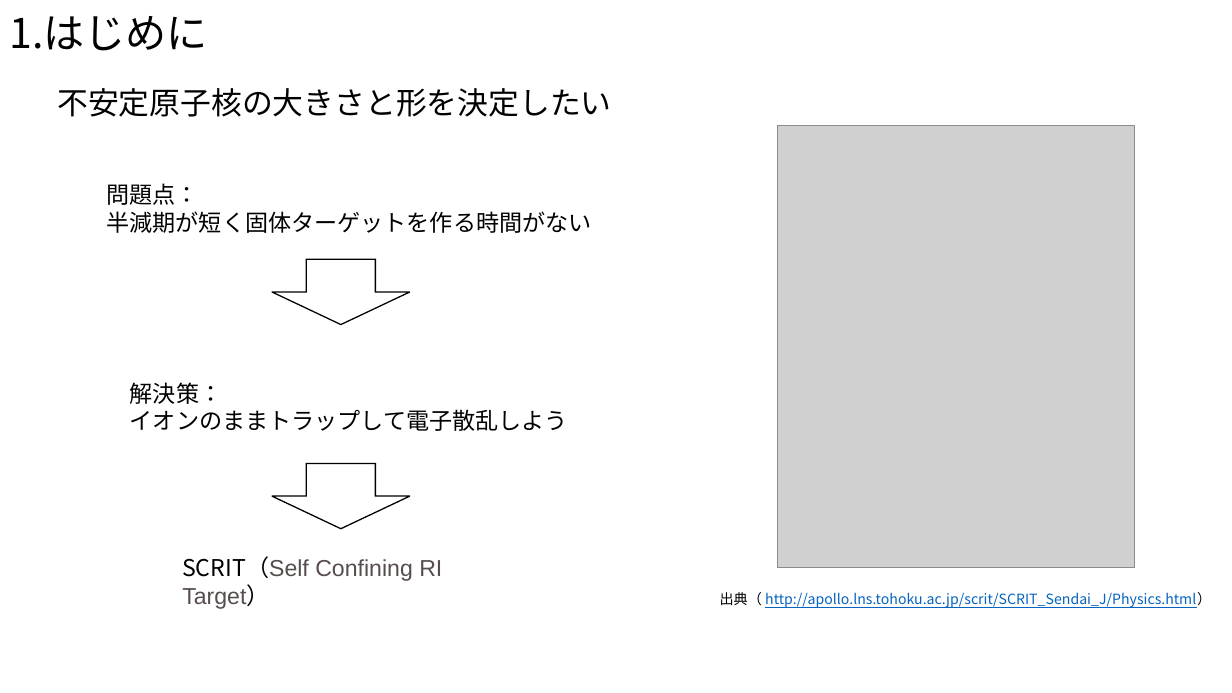
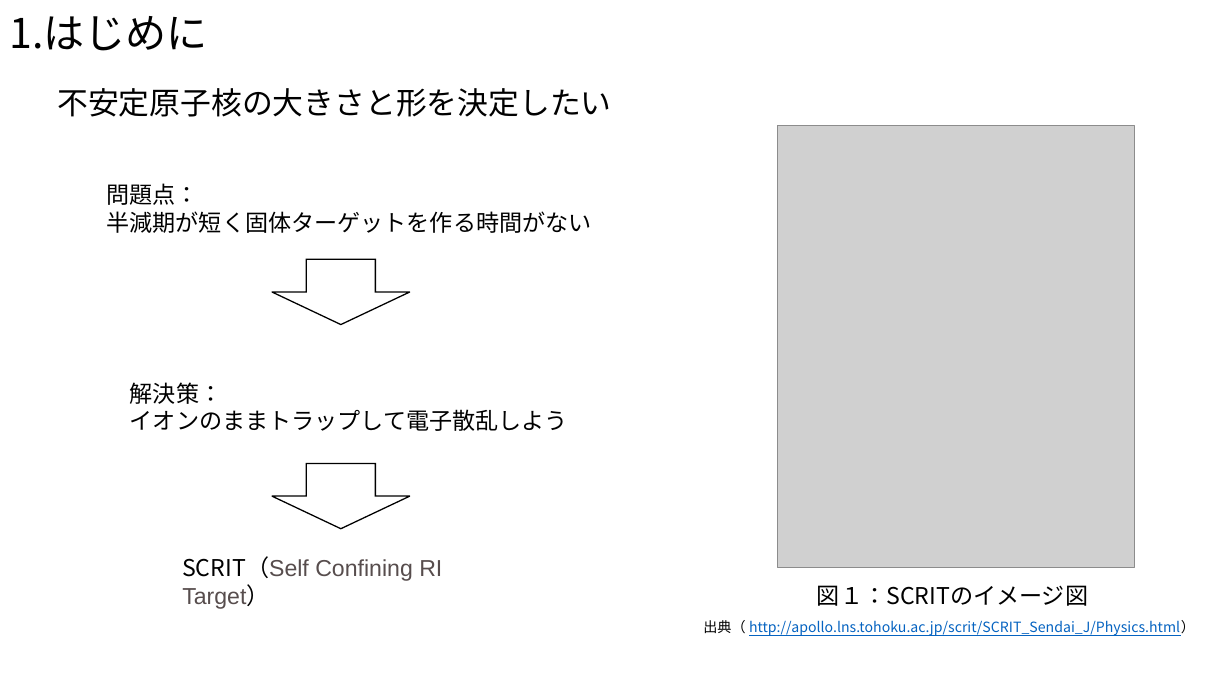
Before and after one commit to Takeuchi-yuya/Ksimulation, a slide deck: slide 2 of docs/中間発表.pptx. Drawn at 1232x693 pixels with LibreOffice and Linux fonts; fonts in the diff are those of the drawing; grey boxes stand for pictures. Boxes give left, top, right and bottom in pixels: in the first picture for what was removed or moved away, otherwise in the second. Text is boxed around its words. In the diff, an @@ line names an element or a change of style, - is before the commit and + after.

```diff
--- a/docs/中間発表.pptx
+++ b/docs/中間発表.pptx
@@ text added at (x1=817, y1=585, x2=1088, y2=606), 18 pt, text #000000 @@
+図１：SCRITのイメージ図
@@ text "出典（ http://apollo.lns.tohoku.ac.jp/scrit/SCRIT_Sendai_J/Phys ..." moved from (x1=720, y1=592, x2=1211, y2=608) to (x1=703, y1=620, x2=1195, y2=636) @@
```
Also in this commit, not shown: 5 other slides changed, 5 slides added, 5 slides removed.
